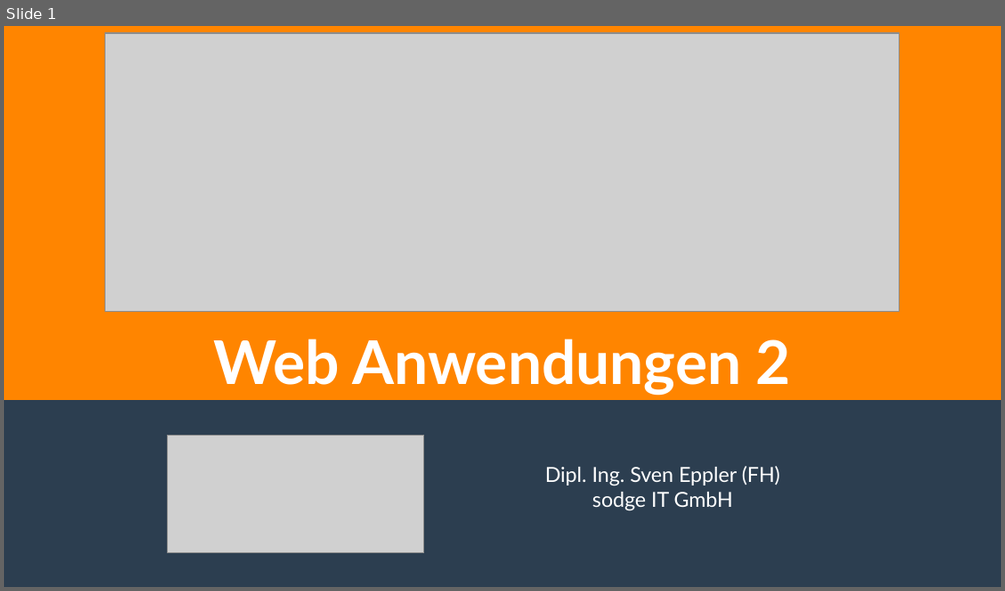
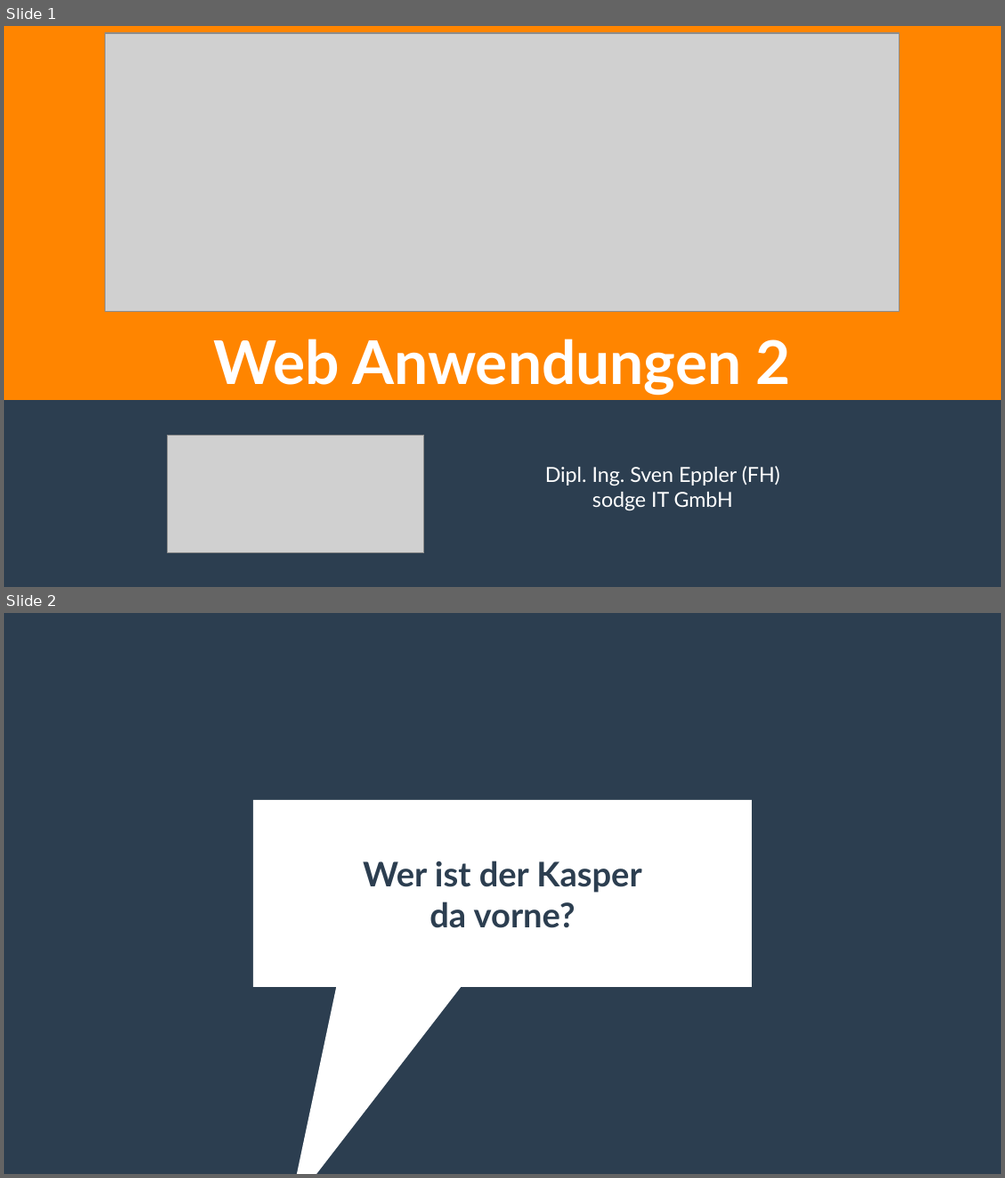
Before and after one commit to ghandmann/HS-AlbSig-WebAnwendungen2, a slide deck: Kapitel/00_Begruessung.odp. Shown one above the other, each under a label of ours: slide 1 before the commit, slides 1 and 2 after it. The pictures are 1005x591 and 1005x1178 pixels, drawn with LibreOffice and Linux fonts; fonts in the diff are those of the drawing; grey boxes stand for pictures. Boxes give left, top, right and bottom in pixels: in the first picture for what was removed or moved away, otherwise in the second. Text is boxed around its words. In the diff, an @@ line names an element or a change of style, - is before the commit and + after.

```diff
--- a/Kapitel/00_Begruessung.odp
+++ b/Kapitel/00_Begruessung.odp
@@ slide 2 added at (x1=4, y1=613, x2=1001, y2=1174), background #2C3E50 @@
@@ speech box added at (x1=254, y1=800, x2=752, y2=988), fill #FFFFFF @@
@@ title added at (x1=363, y1=860, x2=641, y2=928), 27 pt, text #2C3E50, bold @@
+Wer ist der Kasper
+da vorne?
```
Also in this commit, not shown: 5 slides changed, 7 other slides added, 2 slides removed.
